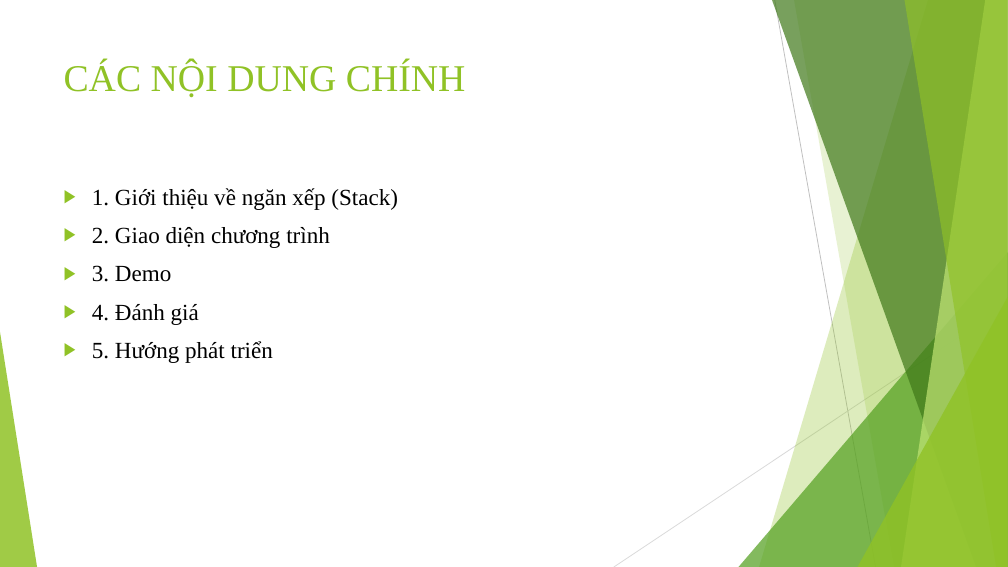
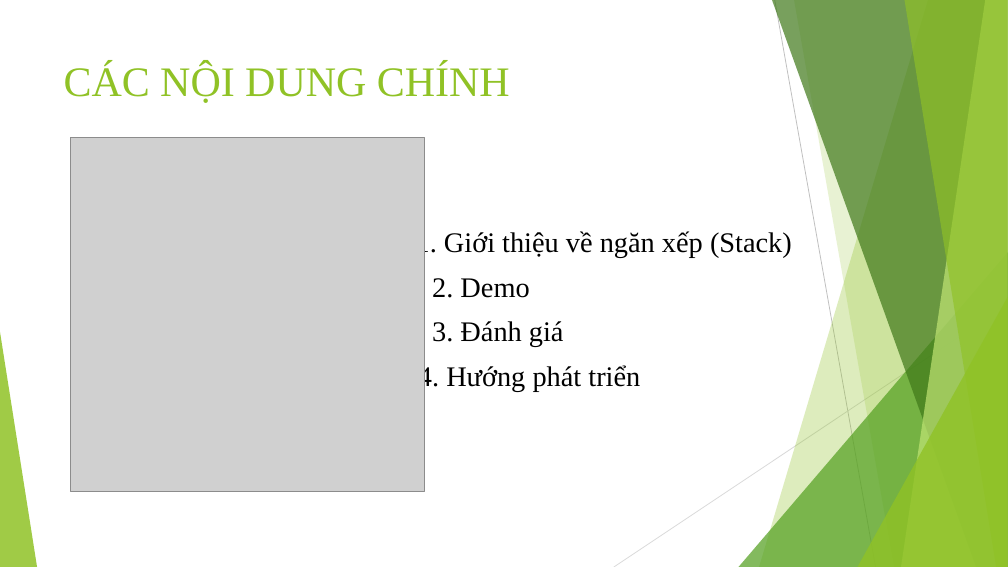
Before and after one commit to trungpham2701/CTDL-GT-Sudoku, a slide deck: slide 2 of BaoCaoCTDL.pptx. Drawn at 1008x567 pixels with LibreOffice and Linux fonts; fonts in the diff are those of the drawing; grey boxes stand for pictures. Boxes give left, top, right and bottom in pixels: in the first picture for what was removed or moved away, otherwise in the second. Text is boxed around its words. In the diff, an @@ line names an element or a change of style, - is before the commit and + after.

```diff
--- a/BaoCaoCTDL.pptx
+++ b/BaoCaoCTDL.pptx
@@ title "CÁC NỘI DUNG CHÍNH" at [64,63,510,103]: size 36 to 40 pt @@
@@ picture added at [70,138,424,492] @@
@@ text at [416,231,792,258]: size 22 to 27 pt in "1. Giới thiệu về ngăn xếp (Stack)"; bullet ▶ to none @@
@@ text at [418,278,640,391]: text changed; size 22 to 27 pt @@
-▶ 2. Giao diện chương trình
-▶ 3. Demo
-▶ 4. Đánh giá
-▶ 5. Hướng phát triển
+2. Demo
+3. Đánh giá
+4. Hướng phát triển
```
Also in this commit, not shown: 3 other slides changed, 1 slide added, 4 slides removed.
